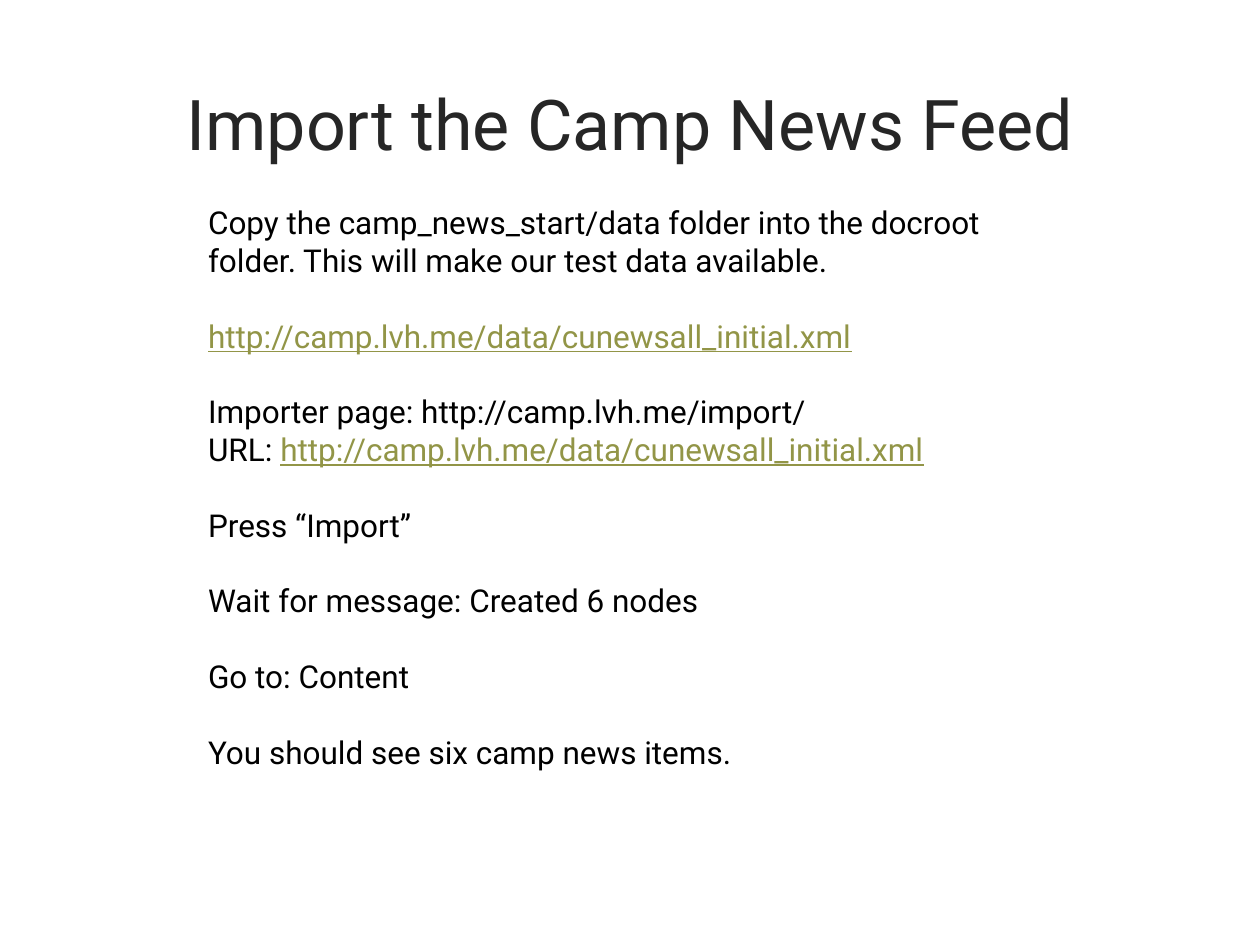
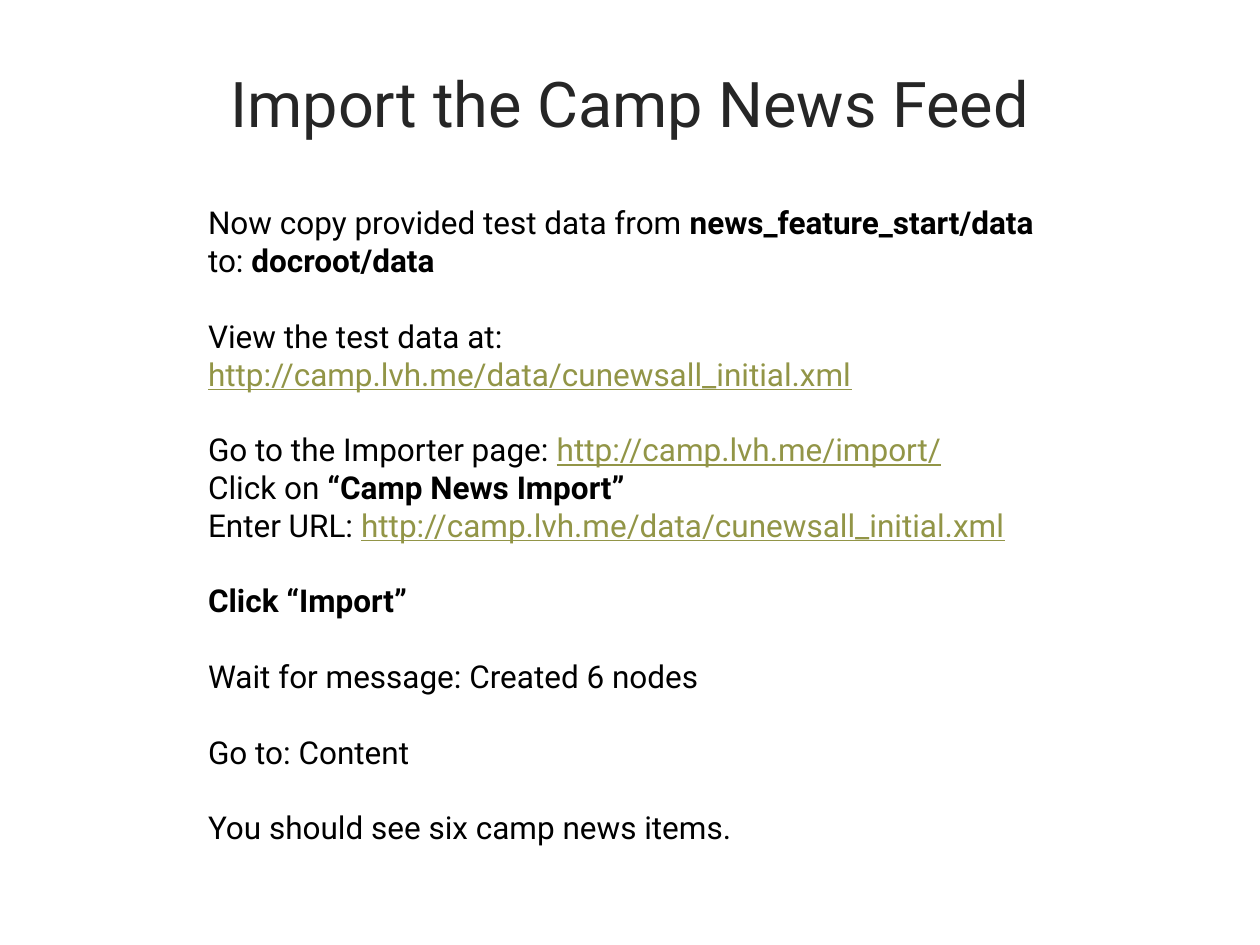
Before and after one commit to ebanford/news-features-start, a slide deck: slide 31 of FeedsDemoPresentation.pptx (slide 33 before the commit). Drawn at 1260x945 pixels with LibreOffice and Linux fonts; fonts in the diff are those of the drawing; background and template pictures are left out. Boxes give left, top, right and bottom in pixels: in the first picture for what was removed or moved away, otherwise in the second. Text is boxed around its words. In the diff, an @@ line names an element or a change of style, - is before the commit and + after.

```diff
--- a/FeedsDemoPresentation.pptx
+++ b/FeedsDemoPresentation.pptx
@@ title "Import the Camp News Feed" at [230,79,1028,140]: size 40 to 36 pt @@
@@ text at [208,210,1034,349]: text changed @@
-Copy the camp_news_start/data folder into the docroot folder. This will make our test data available.
+Now copy provided test data from news_feature_start/data
+to: docroot/data
+View the test data at:
@@ text at [208,437,1004,619]: text changed; text colour #000000 to #929547 @@
-Importer page: http://camp.lvh.me/import/
-URL: http://camp.lvh.me/data/cunewsall_initial.xml
-Press “Import”
+Go to the Importer page: http://camp.lvh.me/import/
+Click on “Camp News Import”
+Enter URL: http://camp.lvh.me/data/cunewsall_initial.xml
+Click “Import”
```
Also in this commit, not shown: 32 other slides changed, 2 slides added, 5 slides removed, 1 other file.
